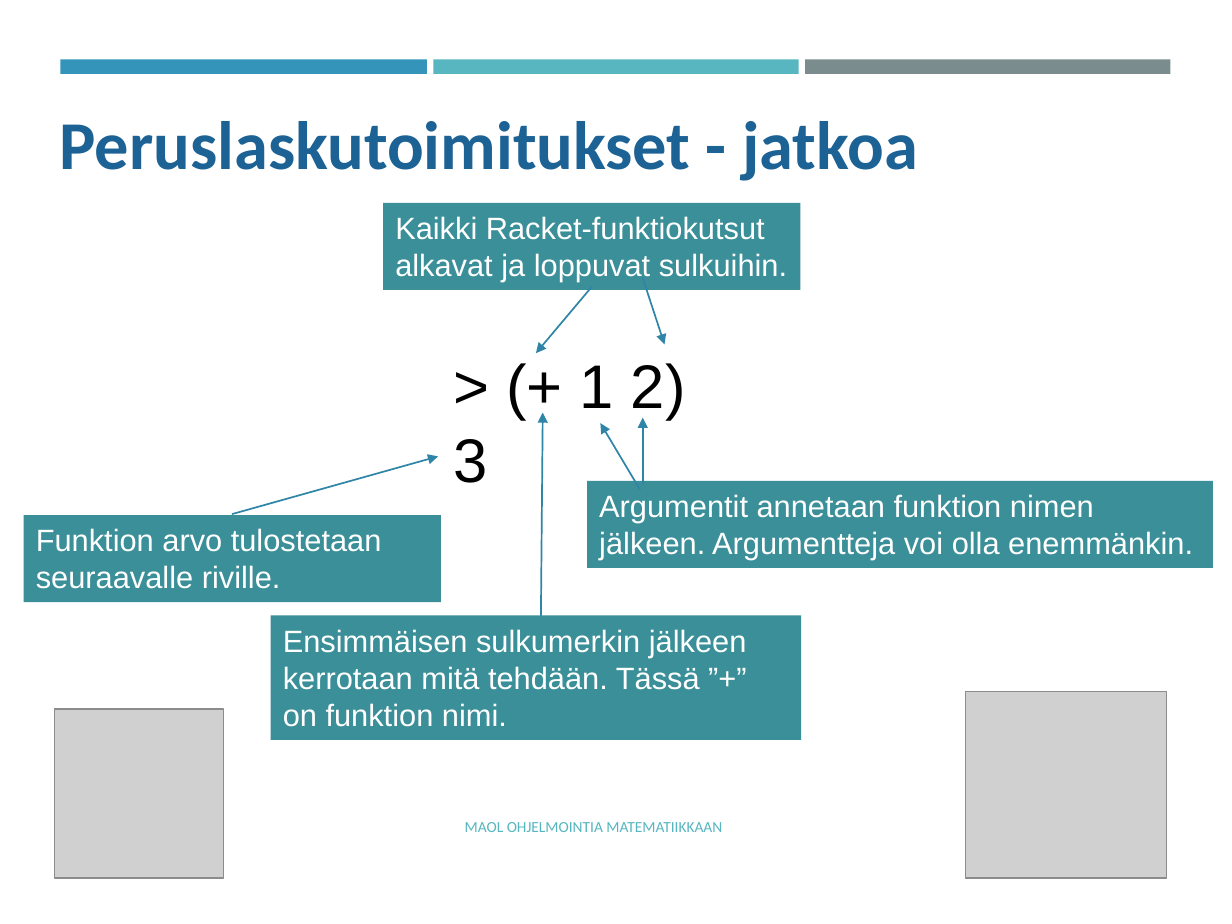
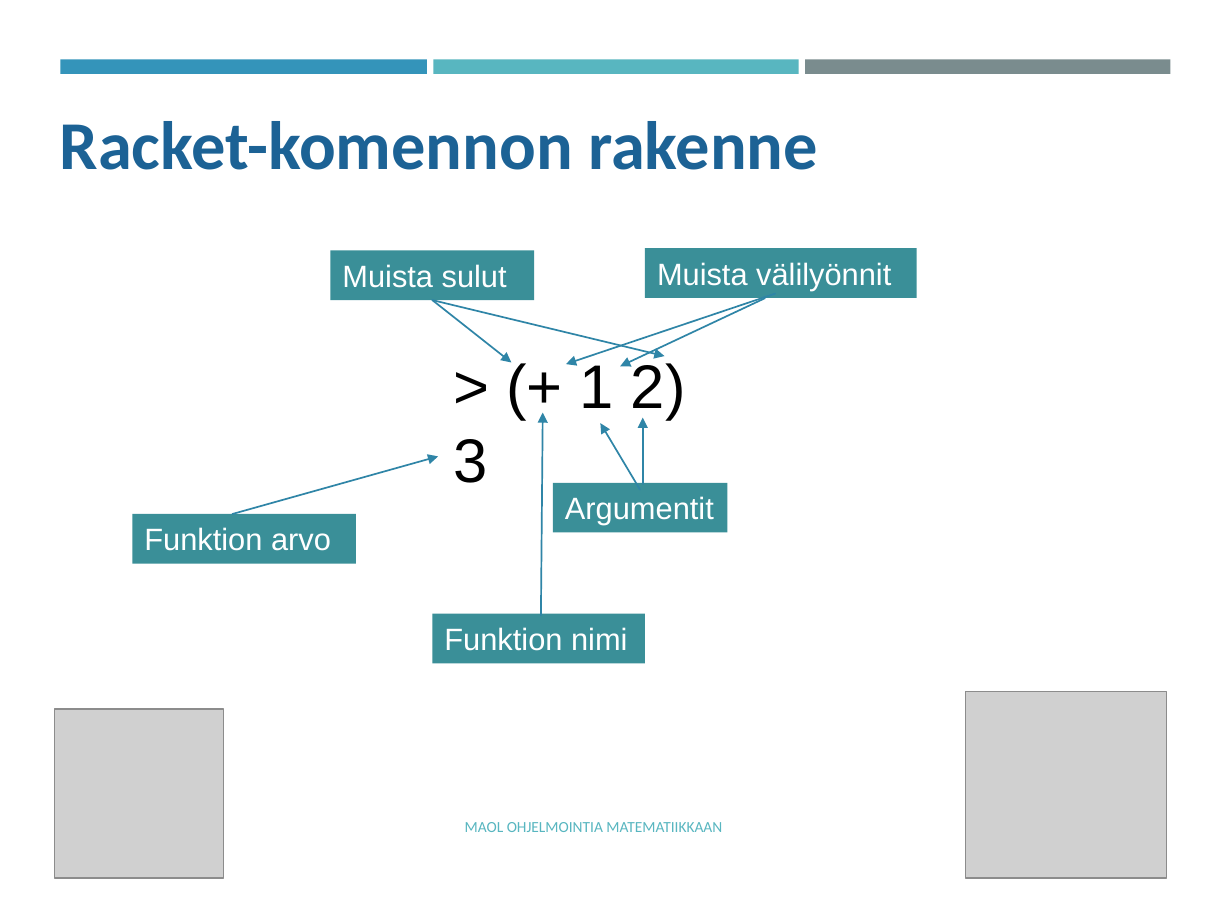
Before and after one commit to tyynetyyne/tyynetyyne.github.io, a slide deck: slide 8 of tehtavat/tiedostot/maol/power_point/Racket-MAOL-5-6-tutustuminen-ohjelmointiymparistoon.pptx. Drawn at 1232x924 pixels with LibreOffice and Linux fonts; fonts in the diff are those of the drawing; grey boxes stand for pictures. Boxes give left, top, right and bottom in pixels: in the first picture for what was removed or moved away, otherwise in the second. Text is boxed around its words. In the diff, an @@ line names an element or a change of style, - is before the commit and + after.

```diff
--- a/tehtavat/tiedostot/maol/power_point/Racket-MAOL-5-6-tutustuminen-ohjelmointiymparistoon.pptx
+++ b/tehtavat/tiedostot/maol/power_point/Racket-MAOL-5-6-tutustuminen-ohjelmointiymparistoon.pptx
@@ text at box(60, 121, 818, 170): text changed @@
-Peruslaskutoimitukset - jatkoa
+Racket-komennon rakenne
@@ rectangle removed at box(383, 203, 801, 291) @@
-Kaikki Racket-funktiokutsut alkavat ja loppuvat sulkuihin.
@@ rectangle added at box(330, 250, 535, 299), fill #3A8F98, 18 pt, text #FFFFFF @@
+Muista sulut
@@ rectangle added at box(646, 249, 918, 298), fill #3A8F98, 18 pt, text #FFFFFF @@
+Muista välilyönnit
@@ arrow added from (775, 293) to (565, 365), #2F85A7 1 pt @@
@@ arrow added from (765, 298) to (620, 366), #2F85A7 1 pt @@
@@ arrow moved from (591, 287) - (536, 354) to (432, 301) - (511, 362) @@
@@ arrow moved from (643, 278) - (664, 345) to (432, 301) - (664, 356) @@
@@ rectangle "Argumentit": place and size @@
-rectangle "Argumentit" at box(588, 480, 1214, 568)
+rectangle "Argumentit" at box(553, 483, 728, 532)
@@ text in rectangle at box(565, 496, 714, 525): text changed @@
-Argumentit annetaan funktion nimen jälkeen. Argumentteja voi olla enemmänkin.
+Argumentit
@@ rectangle "Funktion arvo": place and size @@
-rectangle "Funktion arvo" at box(23, 515, 441, 602)
+rectangle "Funktion arvo" at box(132, 514, 355, 563)
@@ text in rectangle at box(144, 527, 331, 551): text changed @@
-Funktion arvo tulostetaan seuraavalle riville.
+Funktion arvo
@@ rectangle "Funktion nimi": place and size @@
-rectangle "Funktion nimi" at box(271, 616, 802, 740)
+rectangle "Funktion nimi" at box(432, 614, 646, 663)
@@ text in rectangle at box(444, 627, 627, 651): text changed @@
-Ensimmäisen sulkumerkin jälkeen kerrotaan mitä tehdään. Tässä ”+” on funktion nimi.
+Funktion nimi
```
Also in this commit, not shown: 15 other slides changed.
